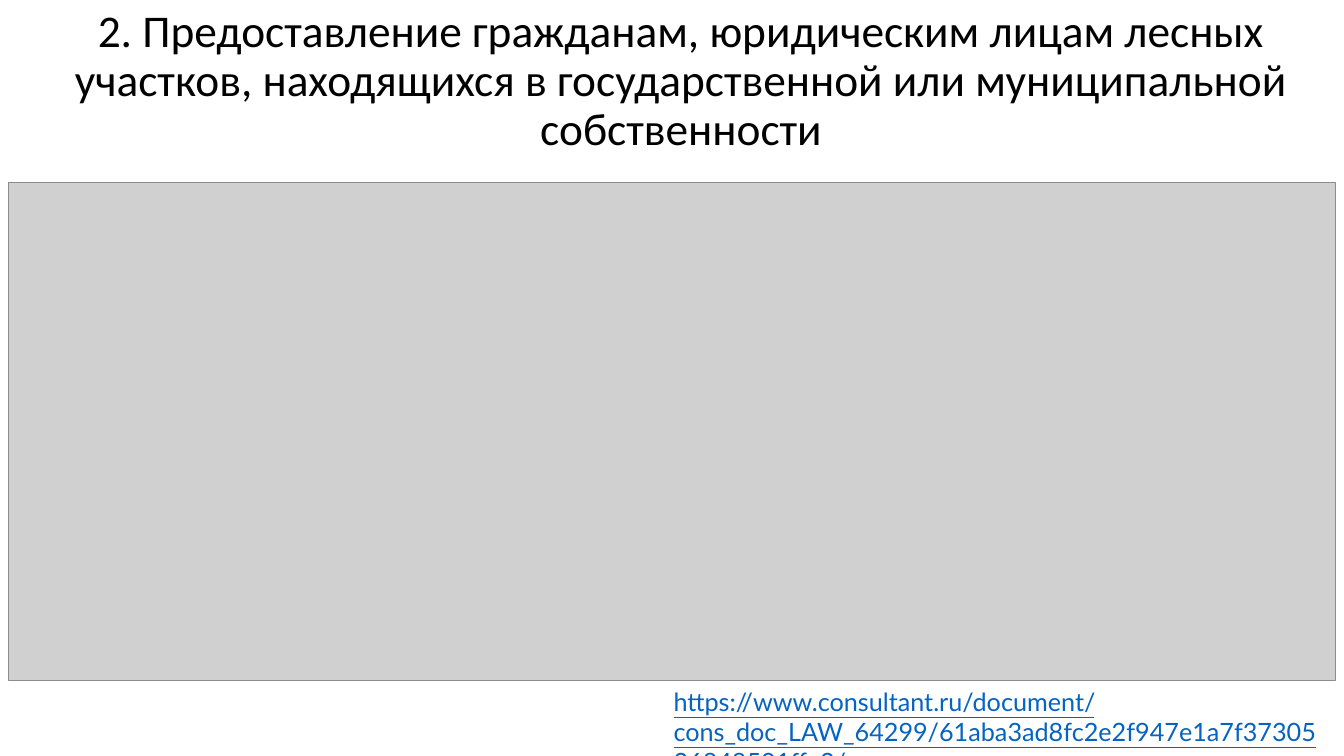
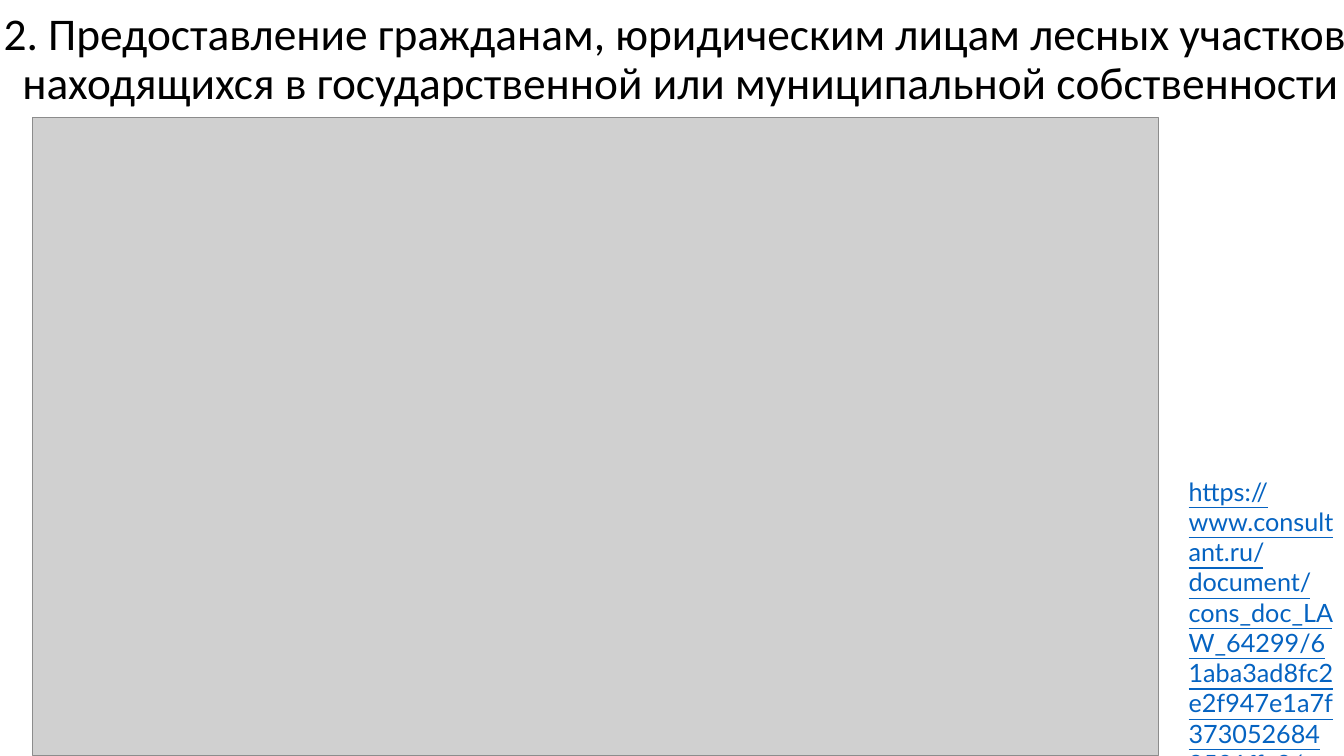
Before and after one commit to mcdodik20008/docs, a slide deck: slide 5 of Презентация.pptx. Drawn at 1344x756 pixels with LibreOffice and Linux fonts; fonts in the diff are those of the drawing; grey boxes stand for pictures. Boxes give left, top, right and bottom in pixels: in the first picture for what was removed or moved away, otherwise in the second. Text is boxed around its words. In the diff, an @@ line names an element or a change of style, - is before the commit and + after.

```diff
--- a/Презентация.pptx
+++ b/Презентация.pptx
@@ title "2. Предоставление гражданам, юридическим лицам ..." rewrapped from [75, 17, 1286, 146] to [4, 20, 1344, 107] @@
@@ picture: place and size @@
-picture at [9, 182, 1336, 681]
+picture at [33, 117, 1158, 756]
@@ text "https://www.consultant.ru/document/cons_doc_LAW_64299/61aba3 ..." rewrapped from [674, 692, 1316, 745] to [1189, 482, 1334, 656] @@
```
Also in this commit, not shown: 1 other slide changed, 1 slide removed, 2 other files.
